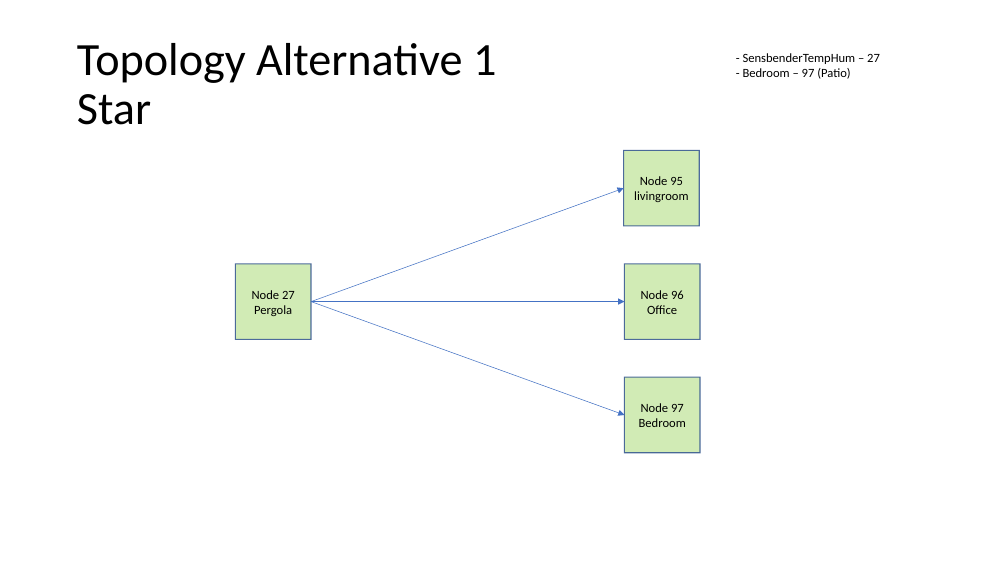
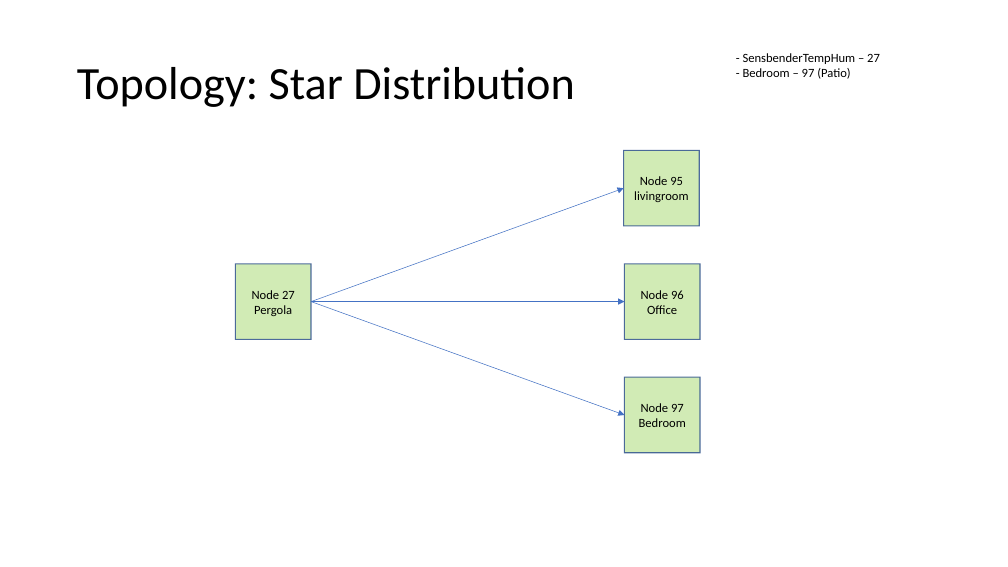
Before and after one commit to ollejoha/SevenSegmentClockNrf_2021, a slide deck: slide 2 of Documentation/ClockNet.pptx. Drawn at 1008x567 pixels with LibreOffice and Linux fonts; fonts in the diff are those of the drawing. Boxes give left, top, right and bottom in pixels: in the first picture for what was removed or moved away, otherwise in the second. Text is boxed around its words. In the diff, an @@ line names an element or a change of style, - is before the commit and + after.

```diff
--- a/Documentation/ClockNet.pptx
+++ b/Documentation/ClockNet.pptx
@@ title at bbox=[77, 67, 574, 107]: text changed @@
-Topology Alternative 1
-Star
+Topology: Star Distribution
```
Also in this commit, not shown: 2 other slides changed, 1 slide added, 1 other file.
